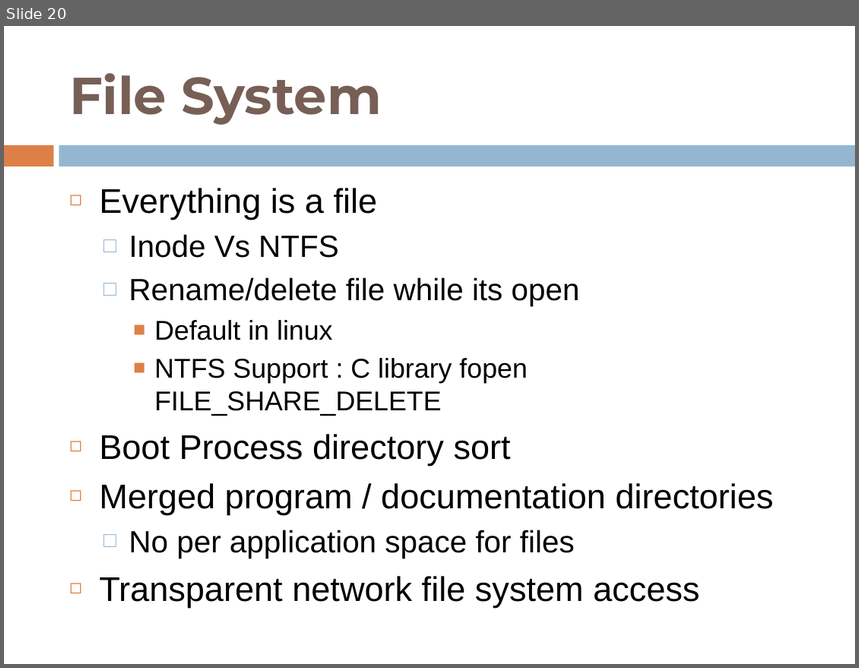
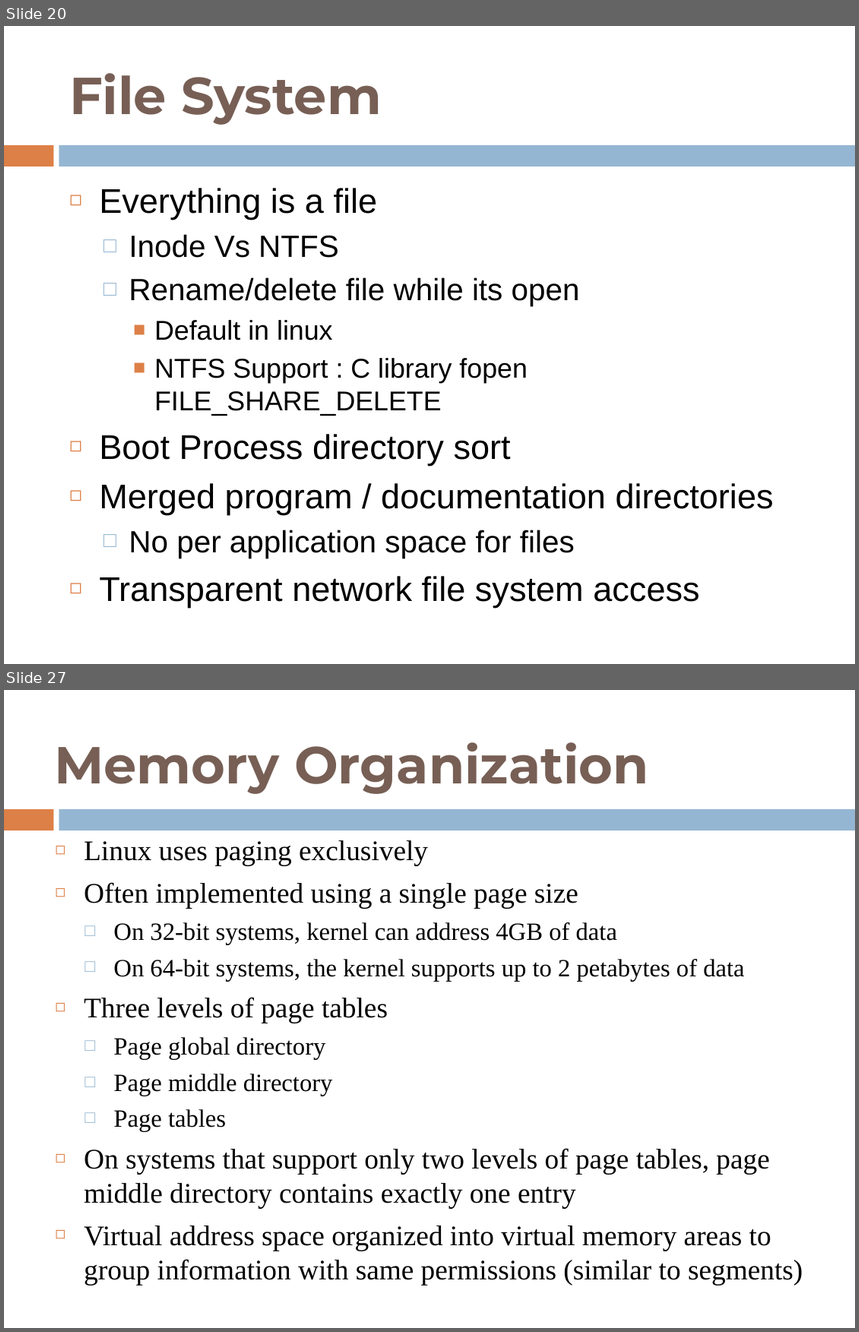
Before and after one commit to shyamrajendran/OS_MPS, a slide deck: 4th_credit/survey.pptx. Shown one above the other, each under a label of ours: slide 20 before the commit, slides 20 and 27 after it; the slides between them are not shown. The pictures are 859x668 and 859x1332 pixels, drawn with LibreOffice and Linux fonts; fonts in the diff are those of the drawing. Boxes give left, top, right and bottom in pixels: in the first picture for what was removed or moved away, otherwise in the second. Text is boxed around its words. In the diff, an @@ line names an element or a change of style, - is before the commit and + after.

```diff
--- a/4th_credit/survey.pptx
+++ b/4th_credit/survey.pptx
@@ slide 27 added at [4, 690, 855, 1328], background #FFFFFF; not listed: 2 template elements that a slide beside it also shows @@
@@ title added at [54, 742, 649, 794], 44 pt, text #775F55, bold @@
+Memory Organization
@@ text added at [84, 840, 803, 1285], 24 pt, text #000000 @@
+◻ Linux uses paging exclusively
+◻ Often implemented using a single page size
+  □ On 32-bit systems, kernel can address 4GB of data
+  □ On 64-bit systems, the kernel supports up to 2 petabytes of data
+◻ Three levels of page tables
+  □ Page global directory
+  □ Page middle directory
+  □ Page tables
+◻ On systems that support only two levels of page tables, page middle directory contains exactly one entry
+◻ Virtual address space organized into virtual memory areas to group information with same permissions (similar to segments)
```
Also in this commit, not shown: 7 other slides added.
